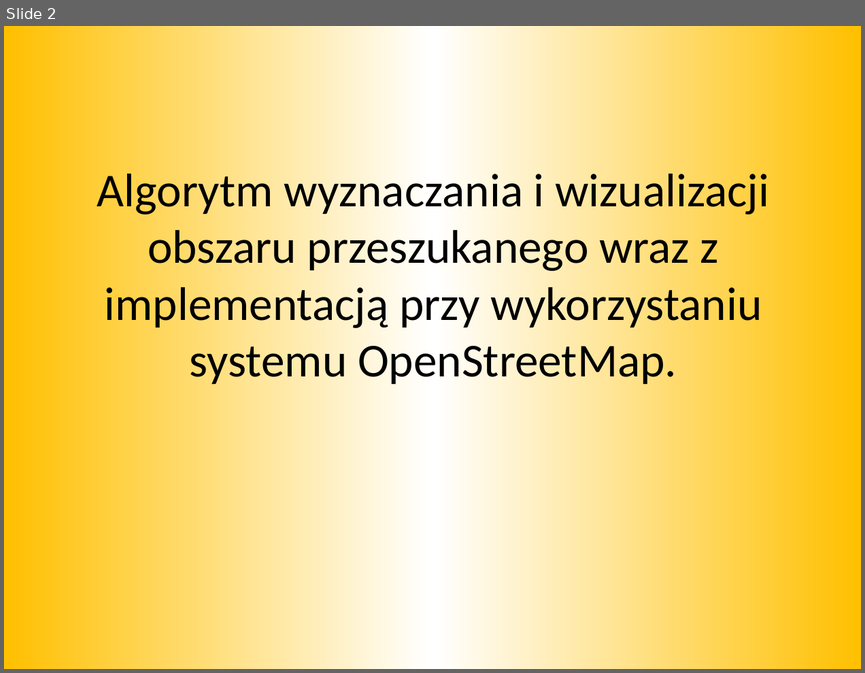
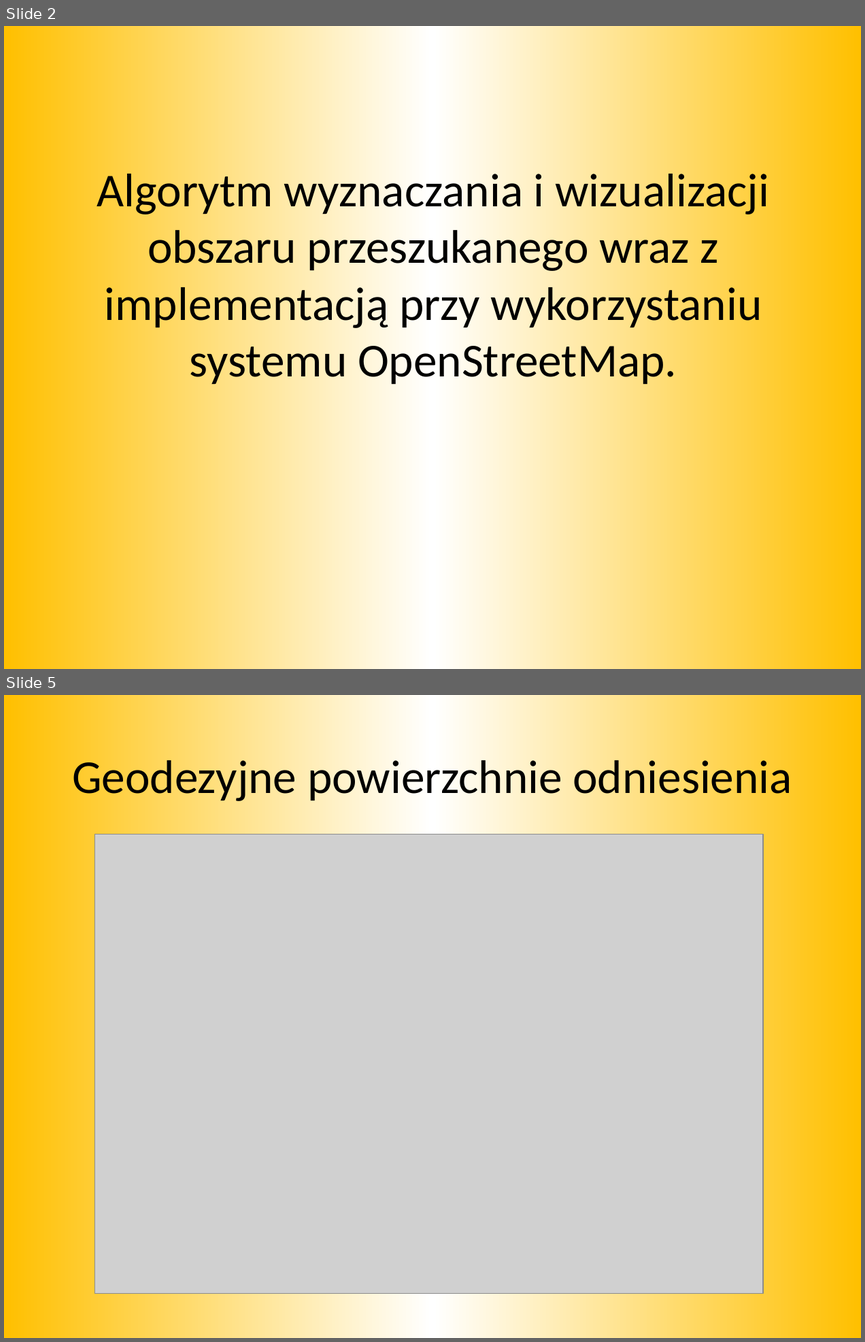
Before and after one commit to mkapiczy/DronVision, a slide deck: Dokumenty/Obrona/Prezentacja.pptx. Shown one above the other, each under a label of ours: slide 2 before the commit, slides 2 and 5 after it; the slides between them are not shown. The pictures are 865x673 and 865x1342 pixels, drawn with LibreOffice and Linux fonts; fonts in the diff are those of the drawing; grey boxes stand for pictures. Boxes give left, top, right and bottom in pixels: in the first picture for what was removed or moved away, otherwise in the second. Text is boxed around its words. In the diff, an @@ line names an element or a change of style, - is before the commit and + after.

```diff
--- a/Dokumenty/Obrona/Prezentacja.pptx
+++ b/Dokumenty/Obrona/Prezentacja.pptx
@@ slide 5 added at [4, 695, 861, 1338], background gradient #FFC000 to #FFFFFF @@
@@ title added at [72, 753, 791, 804], 39.6 pt, text #000000 @@
+Geodezyjne powierzchnie odniesienia
@@ picture added at [95, 834, 763, 1292] @@
```
Also in this commit, not shown: 3 other slides added, 1 slide removed, 1 other file.
